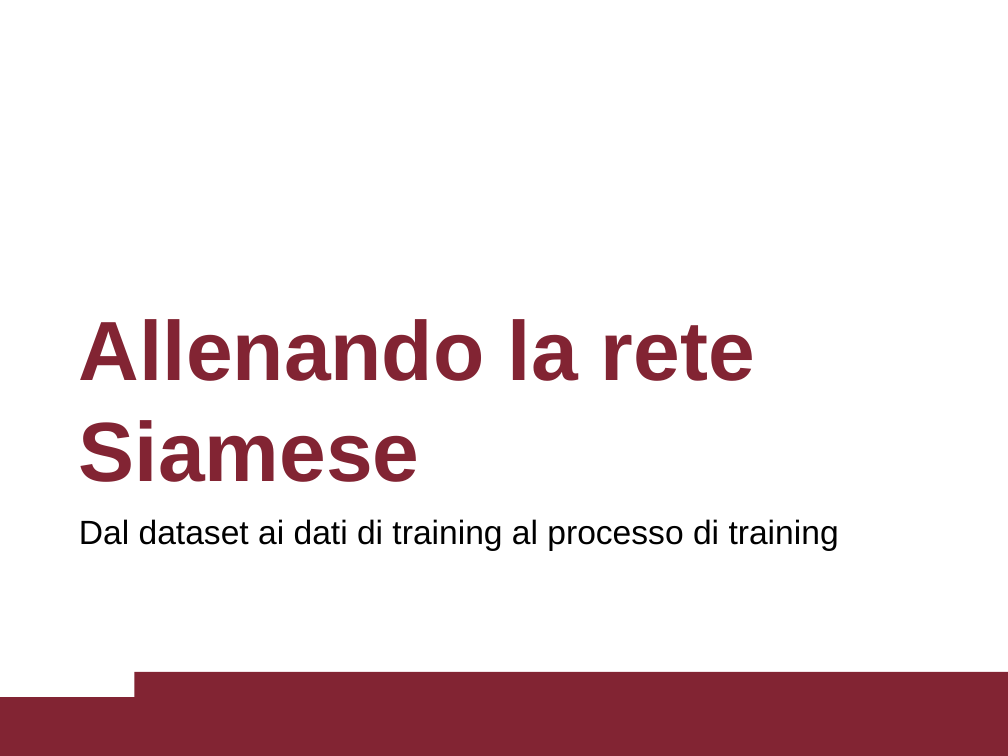
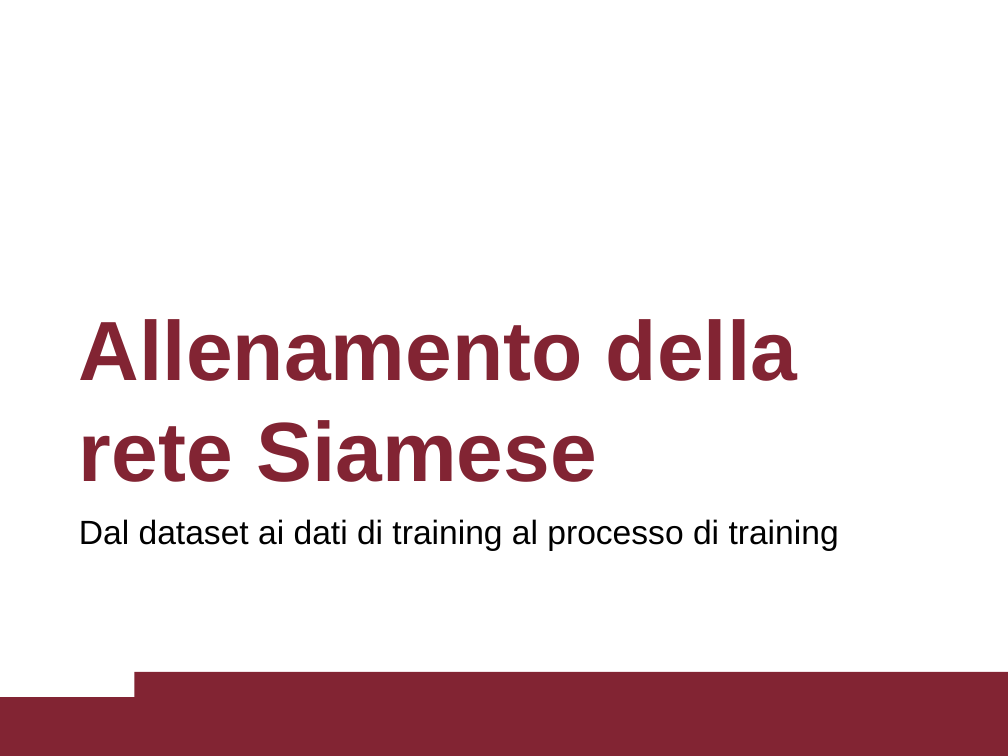
Before and after one commit to TarazGr/BSProj, a slide deck: slide 9 of Siamese Networks and Image Verification.pptx. Drawn at 1008x756 pixels with LibreOffice and Linux fonts; fonts in the diff are those of the drawing. Boxes give left, top, right and bottom in pixels: in the first picture for what was removed or moved away, otherwise in the second. Text is boxed around its words. In the diff, an @@ line names an element or a change of style, - is before the commit and + after.

```diff
--- a/Siamese Networks and Image Verification.pptx
+++ b/Siamese Networks and Image Verification.pptx
@@ title at [79, 319, 797, 482]: text changed @@
-Allenando la rete Siamese
+Allenamento della rete Siamese
```
Also in this commit, not shown: 19 other slides changed, 2 other files.
